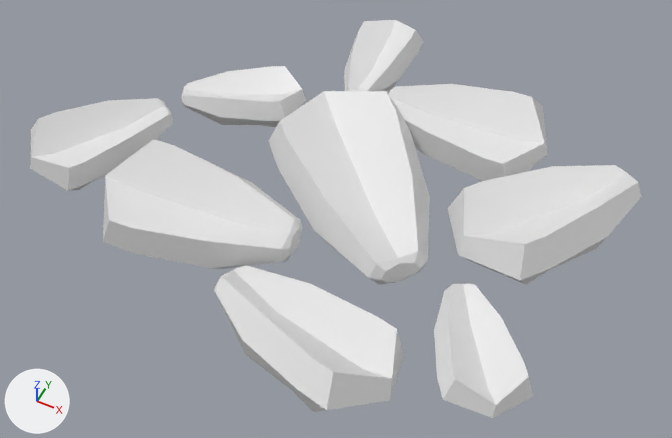
An edit to the FBX model Assets/Models/Ingredieants/Chopped_SunPetal.fbx, drawn before and after from the same camera.
The view is the same before and after, from a camera (50 mm lens) standing at (0.419, -0.961, 1.074) and looking at (-0.03, -0.063, -0.048). The lights are fixed; the arrows at lower left show +X, +Y and +Z. The first picture is the older version. Where no turn or scale is listed for an object, it has been applied to the vertices.
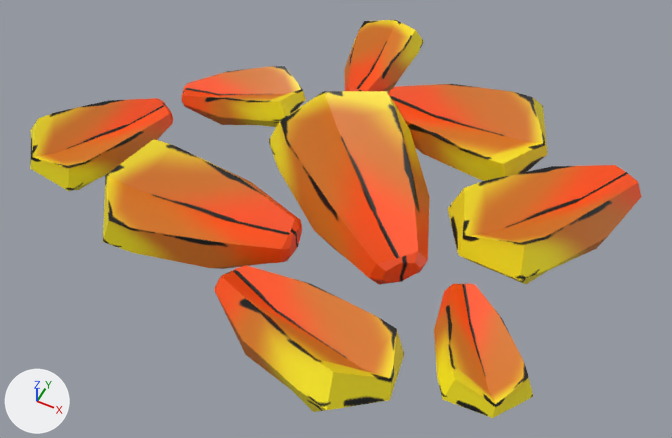
Pixel boxes [x1, y1, x2, y2] of what changed, in the pictures (672 x 438 px):
'Cube.086', recoloured, surface changed (white to orange)
    both: [269, 91, 430, 285]
'Cube.113', recoloured, surface changed (white to orange)
    both: [103, 139, 302, 269]
'Cube.112', recoloured, surface changed (darker)
    both: [214, 265, 404, 412]
'Cube.114', recoloured (darker)
    both: [448, 165, 641, 284]
'Cube.115', recoloured, surface changed (darker)
    both: [388, 84, 548, 181]
'Cube.118', recoloured, surface changed (darker)
    both: [434, 284, 533, 418]
'Cube.111', recoloured, surface changed (darker)
    both: [30, 98, 173, 191]
'Cube.116', recoloured, surface changed (darker)
    both: [182, 66, 306, 127]
'Cube.117', recoloured (white to orange)
    both: [344, 20, 424, 93]

Patch to the scene script:
```diff
--- a/Assets/Models/Ingredieants/Chopped_SunPetal.fbx.py
+++ b/Assets/Models/Ingredieants/Chopped_SunPetal.fbx.py
@@ me_cube_031 @@
 me_cube_031.from_pydata(...)  # 41 vertices, 37 faces; spans x -0.172..0.12, y -0.092..0.071, z -0.022..0.096
+# me_cube_031 part 2: texture (UV) coordinates of 37 of 37 faces, centred in x -0.17..0.096, y -0.089..0.065, z -0.014..0.078, changed; they spanned u 0.13..0.87, v 0.0..0.99 and now span u 0.04..0.62, v 0.68..0.96
+me_cube_031.materials.append(mat_sunpetal)  # picture img_sunpetal_color_png
@@ me_cube_027 @@
 me_cube_027.from_pydata(...)  # 41 vertices, 37 faces; spans x -0.176..0.125, y -0.088..0.097, z -0.025..0.103
+# me_cube_027 part 4: texture (UV) coordinates of 37 of 37 faces, centred in x -0.173..0.111, y -0.075..0.09, z -0.016..0.085, changed; they spanned u 0.13..0.87, v 0.0..0.99 and now span u 0.04..0.62, v 0.68..0.96
+me_cube_027.materials.append(mat_sunpetal)  # picture img_sunpetal_color_png
@@ me_cube_036 @@
 me_cube_036.from_pydata(...)  # 41 vertices, 37 faces; spans x -0.084..0.088, y -0.083..0.118, z -0.01..0.065
+# me_cube_036 part 3: texture (UV) coordinates of 37 of 37 faces, centred in x -0.08..0.073, y -0.072..0.116, z -0.007..0.054, changed; they spanned u 0.13..0.87, v 0.0..0.99 and now span u 0.04..0.62, v 0.68..0.96
+me_cube_036.materials.append(mat_sunpetal)  # picture img_sunpetal_color_png
@@ me_cube_008 @@
 me_cube_008.from_pydata(...)  # 41 vertices, 37 faces; spans x -0.159..0.18, y -0.192..0.153, z -0.015..0.114
+# me_cube_008 part 7: texture (UV) coordinates of 37 of 37 faces, centred in x -0.129..0.175, y -0.187..0.122, z -0.011..0.094, changed; they spanned u 0.13..0.87, v 0.0..0.99 and now span u 0.04..0.62, v 0.68..0.96
+me_cube_008.materials.append(mat_sunpetal)  # picture img_sunpetal_color_png
@@ me_cube_035 @@
 me_cube_035.from_pydata(...)  # 41 vertices, 37 faces; spans x -0.07..0.059, y -0.128..0.088, z -0.009..0.063
+me_cube_035.materials.append(mat_sunpetal)  # picture img_sunpetal_color_png
@@ me_cube_034 @@
 me_cube_034.from_pydata(...)  # 41 vertices, 37 faces; spans x -0.124..0.081, y -0.071..0.083, z -0.009..0.062
+# me_cube_034 part 1: texture (UV) coordinates of 37 of 37 faces, centred in x -0.122..0.075, y -0.066..0.07, z -0.006..0.052, changed; they spanned u 0.13..0.87, v 0.0..0.99 and now span u 0.04..0.62, v 0.68..0.96
+me_cube_034.materials.append(mat_sunpetal)  # picture img_sunpetal_color_png
@@ me_cube_009 @@
 me_cube_009.from_pydata(...)  # 41 vertices, 37 faces; spans x -0.092..0.098, y -0.099..0.135, z -0.014..0.078
+# me_cube_009 part 6: texture (UV) coordinates of 37 of 37 faces, centred in x -0.072..0.094, y -0.091..0.134, z -0.009..0.063, changed; they spanned u 0.13..0.87, v 0.0..0.99 and now span u 0.04..0.62, v 0.68..0.96
+me_cube_009.materials.append(mat_sunpetal)  # picture img_sunpetal_color_png
@@ me_cube_030 @@
 me_cube_030.from_pydata(...)  # 41 vertices, 37 faces; spans x -0.133..0.132, y -0.124..0.175, z -0.018..0.101
+me_cube_030.materials.append(mat_sunpetal)  # picture img_sunpetal_color_png
@@ me_cube_028 @@
 me_cube_028.from_pydata(...)  # 41 vertices, 37 faces; spans x -0.133..0.193, y -0.109..0.079, z -0.022..0.105
+# me_cube_028 part 5: texture (UV) coordinates of 37 of 37 faces, centred in x -0.108..0.191, y -0.103..0.07, z -0.014..0.084, changed; they spanned u 0.13..0.87, v 0.0..0.99 and now span u 0.04..0.62, v 0.68..0.96
+me_cube_028.materials.append(mat_sunpetal)  # picture img_sunpetal_color_png
```
